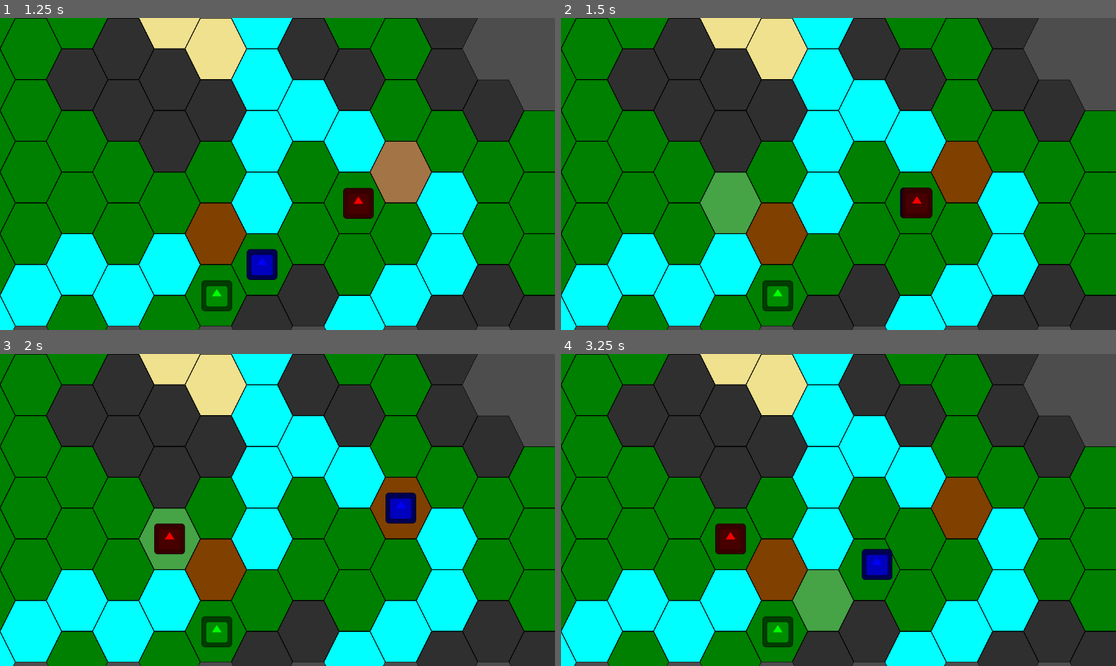
Above: before the commit, frames 1-4 (two rows, left to right).
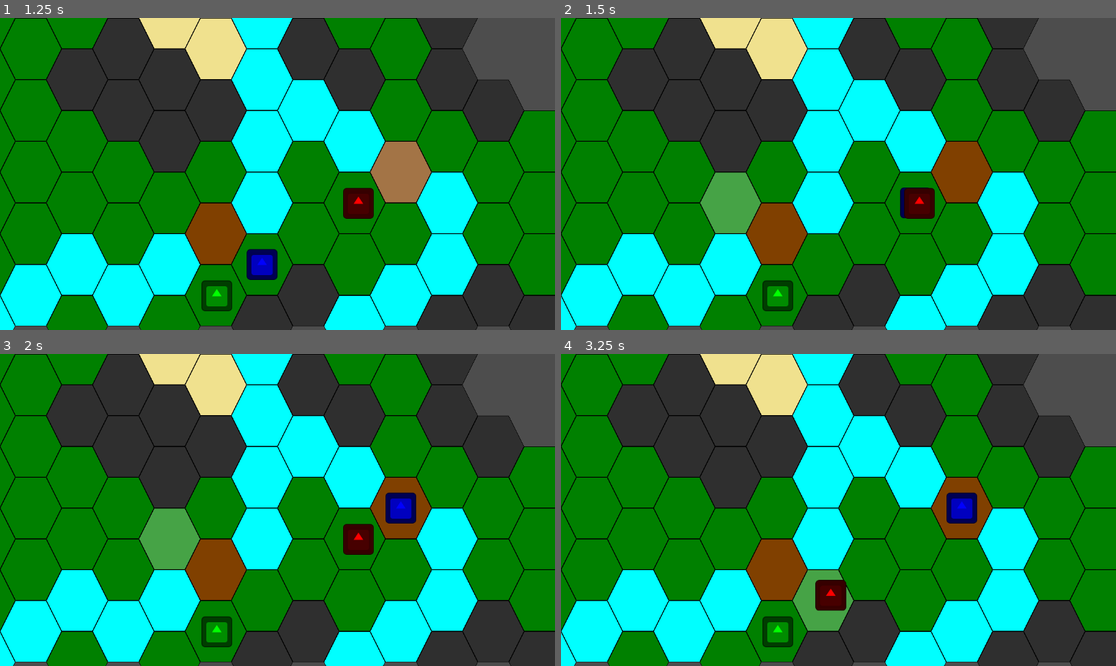
Above: after the commit, the same moments.

Repository: AidasLit/Hex-game-uni
Game: Godot game, scene res://combat_scene.tscn
The game is run twice, just before and just after one commit, with the same random seed, the same clock (stepped at 60 frames per second) and the same inputs. The engine's default icon, where the game draws it, is replaced by a stand-in: a white triangle on a blue panel in a dark square.
Inputs (mouse positions are in pixels of both pictures, inside the frame that each line leads up to):
- Up to frame 1 (1.25 s): tap Enter at 0.5 s; move the mouse to (399, 158) at 0.52 s; click (399, 158) at 0.67 s
- Up to frame 2 (1.5 s): move the mouse to (727, 189) at 1.27 s; click (727, 189) at 1.42 s
- Up to frame 3 (2 s): no input
- Up to frame 4 (3.25 s): move the mouse to (894, 441) at 2.02 s; click (894, 441) at 2.17 s; tap Space at 2.75 s; move the mouse to (810, 572) at 2.77 s; click (810, 572) at 2.92 s

Frame 1 is identical in both runs. In frame 2, 0.1% of the frame differs, in the area x 61-68%, y 54-65%; in frame 3, 1.1%; in frame 4, 2.2%, in the area x 27-75%, y 44-83%.

Commit message:
made units block pathfinding

Diff:
--- a/combat_scene.gd
+++ b/combat_scene.gd
@@ -6,8 +6,9 @@
 @export var grid_system: GridNavigationSystem
 
 var action_queue : Array[PlayableUnit]
+var active_unit : PlayableUnit
 
-var active_unit : PlayableUnit
+var action_lock : bool = false
 
 # Called when the node enters the scene tree for the first time.
 func _ready() -> void:
@@ -16,27 +17,41 @@
 # self documenting code amirite
 func _input(event: InputEvent) -> void:
 	if event is InputEventMouseButton:
-		if event.pressed:
-			# local_to_map translates our mouse click position into a tilemap position
-			var target_cell : Vector2i = grid_system.local_to_map(event.position)
-
-			var path = grid_system.get_navigation_path(grid_system.local_to_map(active_unit.global_position), target_cell)
-
-			if not path.is_empty():
-				active_unit.travel_path(path)
-
-			action_queue.push_back(active_unit)
-			active_unit = action_queue.pop_front()
+		if !action_lock and event.pressed:
+			# TODO there's a bug somewhere allowing an unit to move twice.
+			# I suspect it's some sort of a race condition, but needs more investigation
+			# UPDATE 1: found a flaw in the logic and fixed it, but can't confirm a bugfix
+			click_to_move(event)
 
 # Called every frame. 'delta' is the elapsed time since the previous frame.
 func _process(delta: float) -> void:
 	if Input.is_action_just_pressed("ui_cancel"):
 		get_tree().quit()
 
-func _setup_units():
+	print(active_unit.my_name)
+
+func _setup_units() -> void:
 	for unit : PlayableUnit in get_tree().get_nodes_in_group("unit"):
 		unit.unit_owner = Globals.UnitOwner.Player
 		action_queue.push_back(unit)
 
 	active_unit = action_queue.pop_front()
-	#active_unit.goto_location(grid_system.map_to_local(Vector2i(0, 0)))
+
+func click_to_move(event : InputEvent) -> void:
+	var path = grid_system.get_navigation_path(active_unit.global_position, event.position)
+
+	if path.is_empty():
+		return
+
+	action_lock = true
+
+	grid_system.set_unit_on_tile(active_unit.global_position, false)
+	active_unit.travel_path(path)
+
+	await active_unit.done_moving
+	grid_system.set_unit_on_tile(active_unit.global_position, true)
+
+	action_queue.push_back(active_unit)
+	active_unit = action_queue.pop_front()
+
+	action_lock = false
--- a/combat_scene.tscn
+++ b/combat_scene.tscn
@@ -4,7 +4,7 @@
 [ext_resource type="TileSet" uid="uid://ctmfxmh1mw5a0" path="res://test_tileset.tres" id="1_15dw0"]
 [ext_resource type="Script" path="res://grid_system.gd" id="1_ae7sf"]
 [ext_resource type="PackedScene" uid="uid://cf7cjrxmf24e4" path="res://test_unit_solider.tscn" id="4_342nx"]
-[ext_resource type="Script" path="res://transparent_layer.gd" id="4_yaaix"]
+[ext_resource type="Script" path="res://hover_layer.gd" id="4_xy2se"]
 
 [node name="combat-scene" type="Node2D" node_paths=PackedStringArray("grid_system")]
 script = ExtResource("1_5m3e4")
@@ -21,9 +21,12 @@
 tile_map_data = PackedByteArray("AAAAAAEAAQAAAAAAAAABAAIAAQAAAAAAAAACAAEAAQABAAEAAAAAAAAAAQAAAAAAAAABAAAAAQABAAEAAAABAP …(1024 unchanged characters)…
 tile_set = ExtResource("1_15dw0")
 
-[node name="transparent-layer" type="TileMapLayer" parent="grid-system"]
+[node name="hover-layer" type="TileMapLayer" parent="grid-system"]
 tile_set = ExtResource("1_15dw0")
-script = ExtResource("4_yaaix")
+script = ExtResource("4_xy2se")
+
+[node name="availability-layer" type="TileMapLayer" parent="grid-system"]
+tile_set = ExtResource("1_15dw0")
 
 [node name="units" type="Node2D" parent="."]
 metadata/_edit_lock_ = true
@@ -34,15 +37,18 @@
 position = Vector2(157, 378)
 tilemap_layer = NodePath("../../grid-system/base-layer")
 grid_system = NodePath("../../grid-system")
+my_name = "blue"
 
 [node name="solider2" parent="units" node_paths=PackedStringArray("tilemap_layer", "grid_system") instance=ExtResource("4_342nx")]
 modulate = Color(1, 0, 0, 1)
 position = Vector2(744, 385)
 tilemap_layer = NodePath("../../grid-system/base-layer")
 grid_system = NodePath("../../grid-system")
+my_name = "red"
 
 [node name="solider3" parent="units" node_paths=PackedStringArray("tilemap_layer", "grid_system") instance=ExtResource("4_342nx")]
 modulate = Color(0, 1, 0, 1)
 position = Vector2(450, 577)
 tilemap_layer = NodePath("../../grid-system/base-layer")
 grid_system = NodePath("../../grid-system")
+my_name = "green"
--- a/grid_system.gd
+++ b/grid_system.gd
@@ -21,7 +21,8 @@
 var _queue_cells : Array[Vector2i]
 
 @onready var base_layer: TileMapLayer = $"base-layer"
-@onready var transparent_layer: TileMapLayer = $"transparent-layer"
+@onready var hover_layer: TileMapLayer = $"hover-layer"
+@onready var availability_layer: TileMapLayer = $"availability-layer"
 
 var astargrid = AStar2D.new()
 var cells : Dictionary
@@ -59,27 +60,37 @@
 	cells[location] = id
 
 # can this cell be traveled to
-func navigation_check(target_cell):
+func navigation_check(target_cell : Vector2i):
 	var walkable : bool = false
 	walkable = base_layer.get_cell_tile_data(target_cell).get_custom_data("walkable")
 	return walkable
 
-func get_navigation_path(from_cell : Vector2i, target_cell : Vector2i) -> Array[Vector2]:
+func get_navigation_path(from : Vector2, to : Vector2) -> Array[Vector2]:
+	var from_cell = _local_to_map(from)
+	var target_cell = _local_to_map(to)
+
 	# return empty path is the destination is invalid
 	if not cells.has(target_cell):
 		#print("invalid target")
+		return []
+
+	if not navigation_check(target_cell):
 		return []
 
 	var path = astargrid.get_id_path(cells[from_cell], cells[target_cell])
 	var position_path : Array[Vector2] = []
 
 	for step : int in path:
-		position_path.append(map_to_local(astargrid.get_point_position(step)))
+		position_path.append(_map_to_local(astargrid.get_point_position(step)))
 
 	return position_path
 
-func local_to_map(location : Vector2):
+func _local_to_map(location : Vector2) -> Vector2i:
 	return base_layer.local_to_map(location)
 
-func map_to_local(map_location : Vector2i):
+func _map_to_local(map_location : Vector2i) -> Vector2:
 	return base_layer.map_to_local(map_location)
+
+func set_unit_on_tile(location : Vector2, is_unit : bool) -> void:
+	astargrid.set_point_disabled(cells.get(_local_to_map(location)), is_unit)
+	base_layer.get_cell_tile_data(_local_to_map(location)).set_custom_data("is_unit", is_unit)
--- a/test_tileset.tres
+++ b/test_tileset.tres
@@ -60,5 +60,7 @@
 navigation_layer_0/layers = 1
 custom_data_layer_0/name = "walkable"
 custom_data_layer_0/type = 1
+custom_data_layer_1/name = "is_unit"
+custom_data_layer_1/type = 1
 sources/1 = SubResource("TileSetAtlasSource_b11kh")
 sources/0 = SubResource("TileSetAtlasSource_cm765")
--- a/unit_test.gd
+++ b/unit_test.gd
@@ -3,6 +3,10 @@
 
 @export var tilemap_layer: TileMapLayer
 @export var grid_system: GridNavigationSystem
+# temporary variable for debugging
+@export var my_name: String
+
+signal done_moving
 
 var unit_owner : Globals.UnitOwner
 
@@ -17,8 +21,12 @@
 		tween.tween_property(self, "global_position", next_step, 0.1)
 		await tween.finished
 
+	done_moving.emit()
+
 # travels to a cell, for singular use only
 func goto_location(target : Vector2):
 	var tween = get_tree().create_tween()
 	tween.tween_property(self, "global_position", target, 0.2)
 	await tween.finished
+
+	done_moving.emit()
Renamed: transparent_layer.gd -> hover_layer.gd
